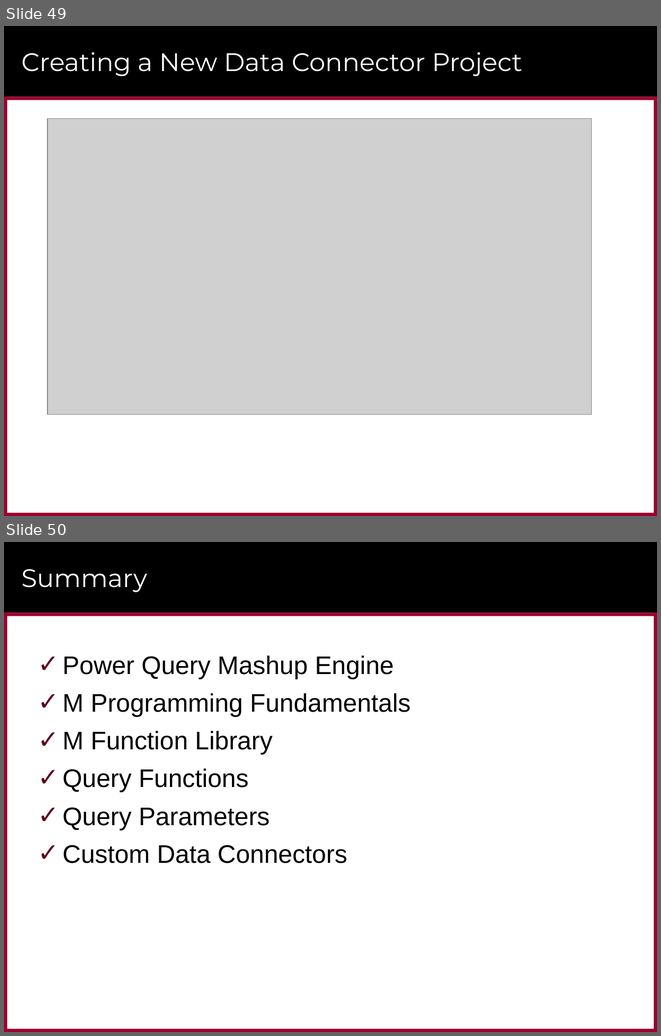
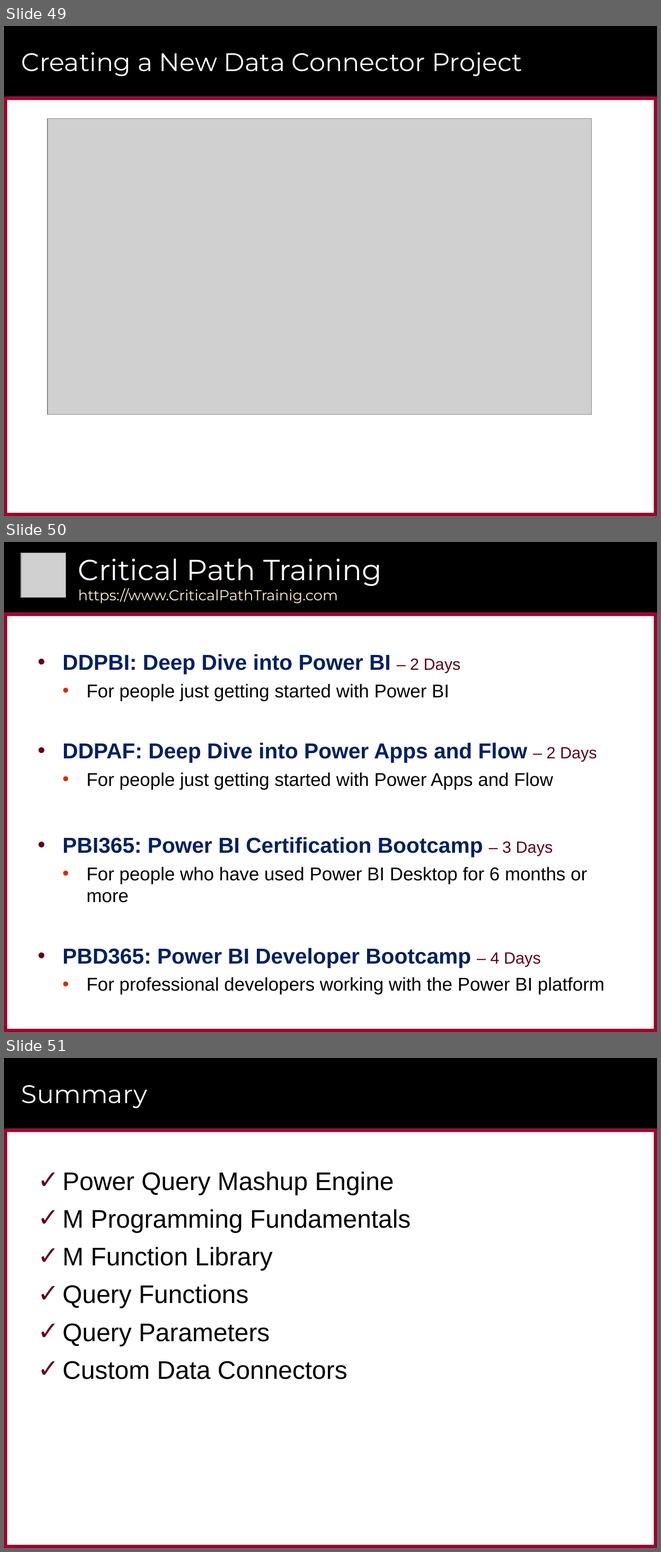
Before and after one commit to CriticalPathTraining/Intro2M, a slide deck: Introduction to M Programming for the Power BI Warrior.pptx. Shown one above the other, each under a label of ours: slides 49 and 50 before the commit, slides 49, 50 and 51 after it. The pictures are 661x1036 and 661x1552 pixels, drawn with LibreOffice and Linux fonts; fonts in the diff are those of the drawing; grey boxes stand for pictures; background and template pictures are left out. Boxes give left, top, right and bottom in pixels: in the first picture for what was removed or moved away, otherwise in the second. Text is boxed around its words. In the diff, an @@ line names an element or a change of style, - is before the commit and + after.

```diff
--- a/Introduction to M Programming for the Power BI Warrior.pptx
+++ b/Introduction to M Programming for the Power BI Warrior.pptx
@@ slide 50 added at (4, 542, 657, 1032), background #FFFFFF; not listed: 6 template elements that a slide beside it also shows @@
@@ picture added at (21, 553, 66, 598) @@
@@ title added at (78, 558, 382, 603), 16 pt, text #FFF2CD @@
+Critical Path Training
+https://www.CriticalPathTrainig.com
@@ text added at (62, 654, 604, 994), 20.4 pt, text #000000 @@
+• DDPBI: Deep Dive into Power BI – 2 Days
+  • For people just getting started with Power BI
+• DDPAF: Deep Dive into Power Apps and Flow – 2 Days
+  • For people just getting started with Power Apps and Flow
+• PBI365: Power BI Certification Bootcamp – 3 Days
+  • For people who have used Power BI Desktop for 6 months or more
+• PBD365: Power BI Developer Bootcamp – 4 Days
+  • For professional developers working with the Power BI platform
@@ what was slide 50 is now slide 51 @@
```
Also in this commit, not shown: 1 other file.
